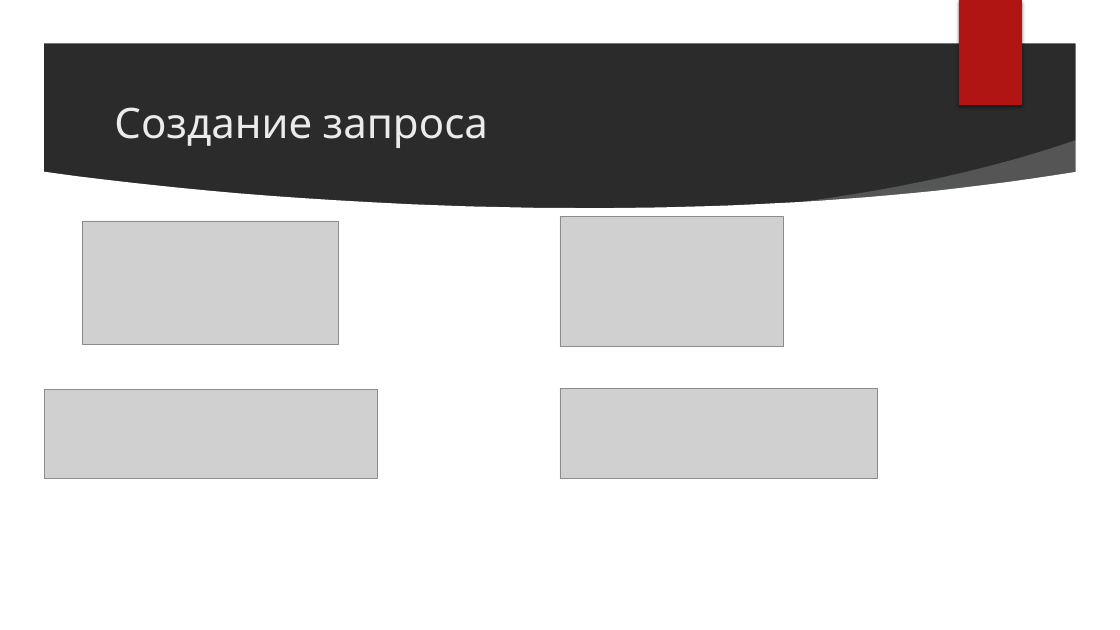
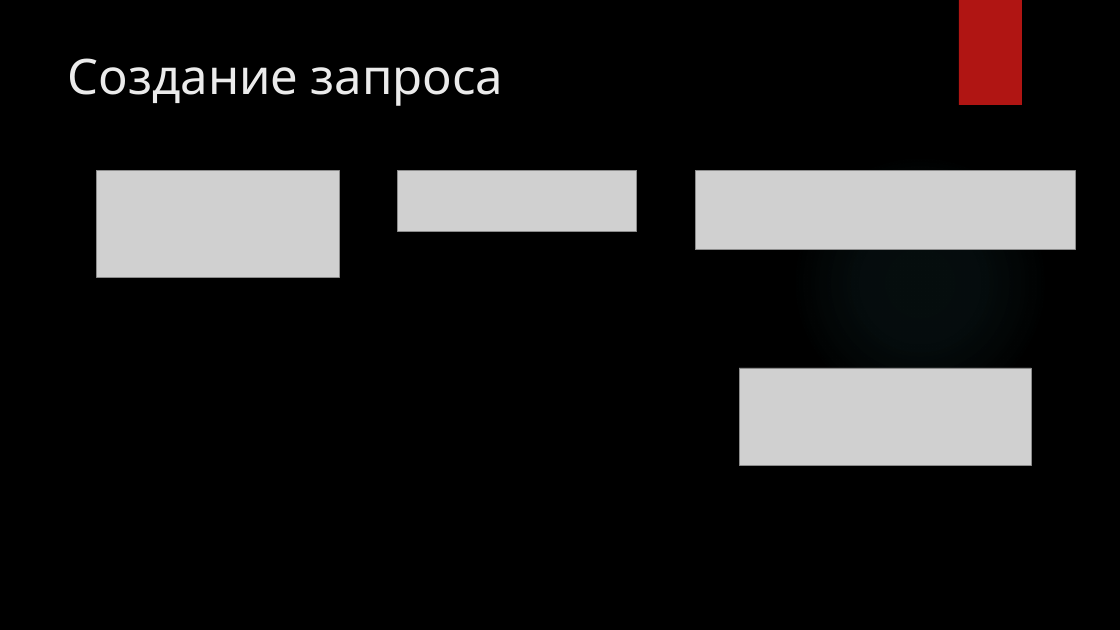
Before and after one commit to nefir2/kur, a slide deck: slide 8 of well, this is mine/presentation/remake to mine presentation/presentation.pptx. Drawn at 1120x630 pixels with LibreOffice and Linux fonts; fonts in the diff are those of the drawing; grey boxes stand for pictures; background and template pictures are left out; a plain dark background stands for a picture behind light text. Boxes give left, top, right and bottom in pixels: in the first picture for what was removed or moved away, otherwise in the second. Text is boxed around its words. In the diff, an @@ line names an element or a change of style, - is before the commit and + after.

```diff
--- a/well, this is mine/presentation/remake to mine presentation/presentation.pptx
+++ b/well, this is mine/presentation/remake to mine presentation/presentation.pptx
@@ group removed at box(0, 0, 1120, 630): 3 freeform shapes, 2 ellipses @@
@@ title "Создание запроса": place and size @@
-title "Создание запроса" at box(114, 107, 488, 148)
+title "Создание запроса" at box(68, 58, 504, 106)
@@ title "Создание запроса" at box(68, 58, 504, 106): size 36 to 42 pt; vertical alignment middle to top @@
@@ picture added at box(97, 171, 339, 277) @@
@@ picture added at box(398, 171, 637, 232) @@
@@ picture added at box(696, 171, 1075, 250) @@
@@ ellipse: place and size @@
-ellipse at box(805, 168, 1064, 427)
+ellipse at box(791, 154, 1049, 413)
@@ ellipse at box(791, 154, 1049, 413): fill gradient #5F9C9D to gradient #50B9C1 @@
@@ picture removed at box(82, 221, 339, 344) @@
@@ picture removed at box(560, 217, 784, 346) @@
@@ picture removed at box(560, 388, 878, 478) @@
@@ picture added at box(739, 368, 1032, 465) @@
@@ picture removed at box(44, 390, 377, 479) @@
```
Also in this commit, not shown: 13 other slides changed, 2 other files.
